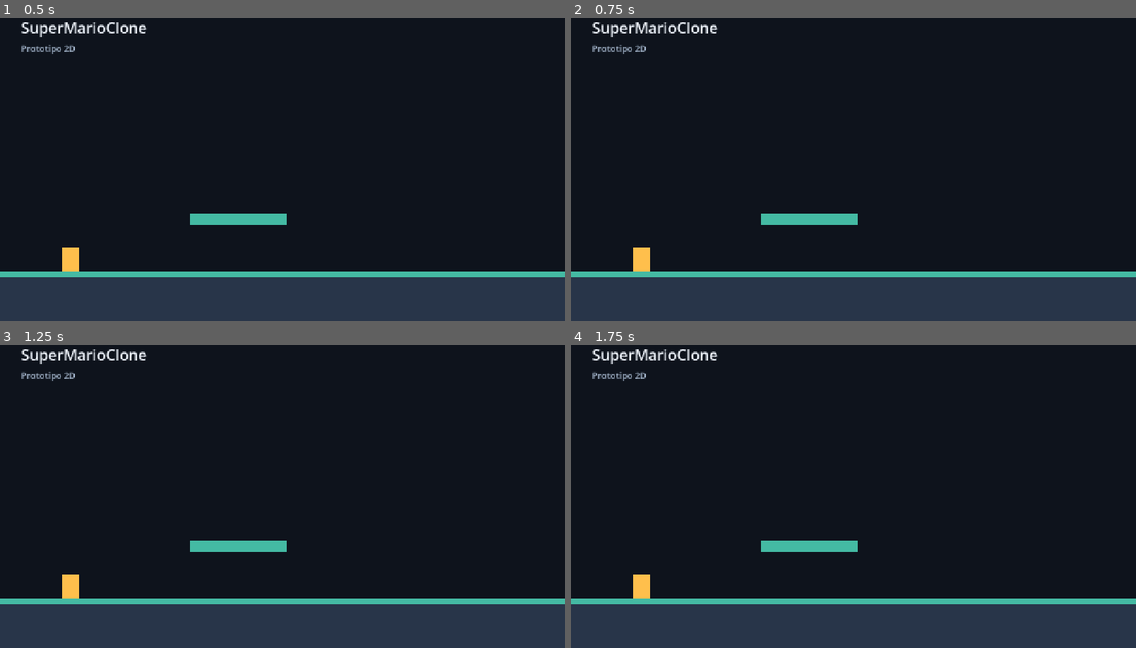
Above: before the commit, frames 1-4 (two rows, left to right).
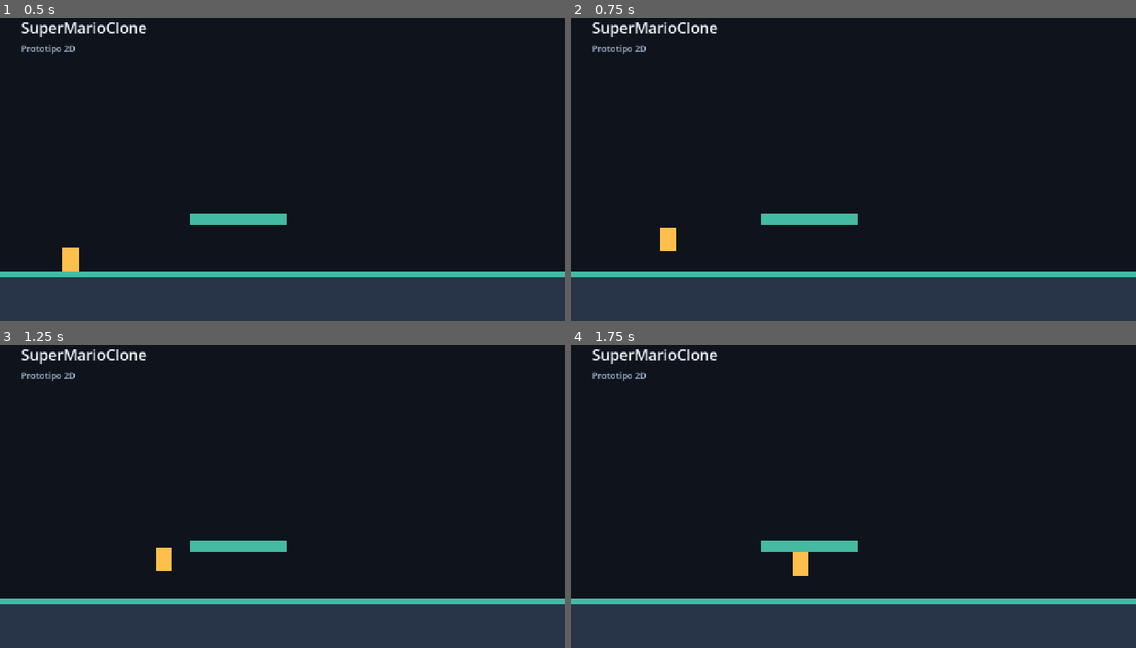
Above: after the commit, the same moments.

Repository: GiMarte/Sup-Mario-Clone
Game: Godot game, scene res://main.tscn
Same seed, same stepped clock (60 frames per second), same inputs: the game is played once before the commit and once after it.
Inputs:
- Up to frame 1 (0.5 s): no input
- Up to frame 2 (0.75 s): tap Enter at 0.5 s; hold Right (ui_right) from 0.53 s (still down); tap Up (ui_up) at 0.6 s
- Up to frame 3 (1.25 s): keep holding Right (ui_right); tap Up (ui_up) at 0.77, 1.07 s
- Up to frame 4 (1.75 s): keep holding Right (ui_right); tap Up (ui_up) at 1.35, 1.52 s

Frame 1 is identical in both runs. In frame 2, 0.5% of the frame differs, in the area x 11-19%, y 69-84%; in frame 3, 0.4%; in frame 4, 0.5%.

Commit message:
Refactor scene and player input handling for improved gameplay mechanics

Diff:
--- a/main.tscn
+++ b/main.tscn
@@ -1,4 +1,6 @@
-[gd_scene load_steps=4 format=3]
+[gd_scene format=3 uid="uid://cjtapgdgr3utw"]
+
+[ext_resource type="Script" uid="uid://dy12lyam35r8f" path="res://player.gd" id="1_ig7tw"]
 
 [sub_resource type="RectangleShape2D" id="GroundShape"]
 size = Vector2(1280, 112)
@@ -9,9 +11,9 @@
 [sub_resource type="RectangleShape2D" id="PlayerShape"]
 size = Vector2(36, 54)
 
-[node name="Main" type="Node2D"]
+[node name="Main" type="Node2D" unique_id=405275907]
 
-[node name="Title" type="Label" parent="."]
+[node name="Title" type="Label" parent="." unique_id=1030995019]
 offset_left = 48.0
 offset_top = 32.0
 offset_right = 800.0
@@ -20,7 +22,7 @@
 theme_override_font_sizes/font_size = 34
 text = "SuperMarioClone"
 
-[node name="Description" type="Label" parent="."]
+[node name="Description" type="Label" parent="." unique_id=1959006170]
 offset_left = 48.0
 offset_top = 88.0
 offset_right = 1100.0
@@ -29,36 +31,37 @@
 theme_override_font_sizes/font_size = 20
 text = "Prototipo 2D"
 
-[node name="Ground" type="StaticBody2D" parent="."]
+[node name="Ground" type="StaticBody2D" parent="." unique_id=1175646549]
 position = Vector2(640, 664)
 
-[node name="Visual" type="Polygon2D" parent="Ground"]
+[node name="Visual" type="Polygon2D" parent="Ground" unique_id=736804787]
+color = Color(0.16, 0.21, 0.29, 1)
 polygon = PackedVector2Array(-640, -56, 640, -56, 640, 56, -640, 56)
-color = Color(0.16, 0.21, 0.29, 1)
 
-[node name="Surface" type="Polygon2D" parent="Ground"]
+[node name="Surface" type="Polygon2D" parent="Ground" unique_id=589343616]
+color = Color(0.27, 0.73, 0.64, 1)
 polygon = PackedVector2Array(-640, -56, 640, -56, 640, -44, -640, -44)
-color = Color(0.27, 0.73, 0.64, 1)
 
-[node name="CollisionShape2D" type="CollisionShape2D" parent="Ground"]
+[node name="CollisionShape2D" type="CollisionShape2D" parent="Ground" unique_id=1700411263]
 shape = SubResource("GroundShape")
 
-[node name="Platform" type="StaticBody2D" parent="."]
+[node name="Platform" type="StaticBody2D" parent="." unique_id=222451476]
 position = Vector2(540, 490)
 
-[node name="Visual" type="Polygon2D" parent="Platform"]
+[node name="Visual" type="Polygon2D" parent="Platform" unique_id=2127575937]
+color = Color(0.27, 0.73, 0.64, 1)
 polygon = PackedVector2Array(-110, -12, 110, -12, 110, 12, -110, 12)
-color = Color(0.27, 0.73, 0.64, 1)
 
-[node name="CollisionShape2D" type="CollisionShape2D" parent="Platform"]
+[node name="CollisionShape2D" type="CollisionShape2D" parent="Platform" unique_id=741173814]
 shape = SubResource("PlatformShape")
 
-[node name="Player" type="CharacterBody2D" parent="."]
+[node name="Player" type="CharacterBody2D" parent="." unique_id=294523298]
 position = Vector2(160, 581)
+script = ExtResource("1_ig7tw")
 
-[node name="Visual" type="Polygon2D" parent="Player"]
+[node name="Visual" type="Polygon2D" parent="Player" unique_id=712531440]
+color = Color(1, 0.75, 0.3, 1)
 polygon = PackedVector2Array(-18, -27, 18, -27, 18, 27, -18, 27)
-color = Color(1, 0.75, 0.3, 1)
 
-[node name="CollisionShape2D" type="CollisionShape2D" parent="Player"]
+[node name="CollisionShape2D" type="CollisionShape2D" parent="Player" unique_id=194991945]
 shape = SubResource("PlayerShape")
--- a/player.gd
+++ b/player.gd
@@ -11,12 +11,12 @@
 		velocity += get_gravity() * delta
 
 	# Handle jump.
-	if Input.is_action_just_pressed("jump") and is_on_floor():
+	if Input.is_action_just_pressed("ui_up") and is_on_floor():
 		velocity.y = JUMP_VELOCITY
 
 	# Get the input direction and handle the movement/deceleration.
 	# As good practice, you should replace UI actions with custom gameplay actions.
-	var direction := Input.get_axis("move_left", "move_right")
+	var direction := Input.get_axis("ui_left", "ui_right")
 	if direction:
 		velocity.x = direction * SPEED
 	else:
--- a/project.godot
+++ b/project.godot
@@ -20,7 +20,6 @@
 window/size/viewport_width=1280
 window/size/viewport_height=720
 window/stretch/mode="canvas_items"
-window/stretch/aspect="keep"
 
 [physics]
 
